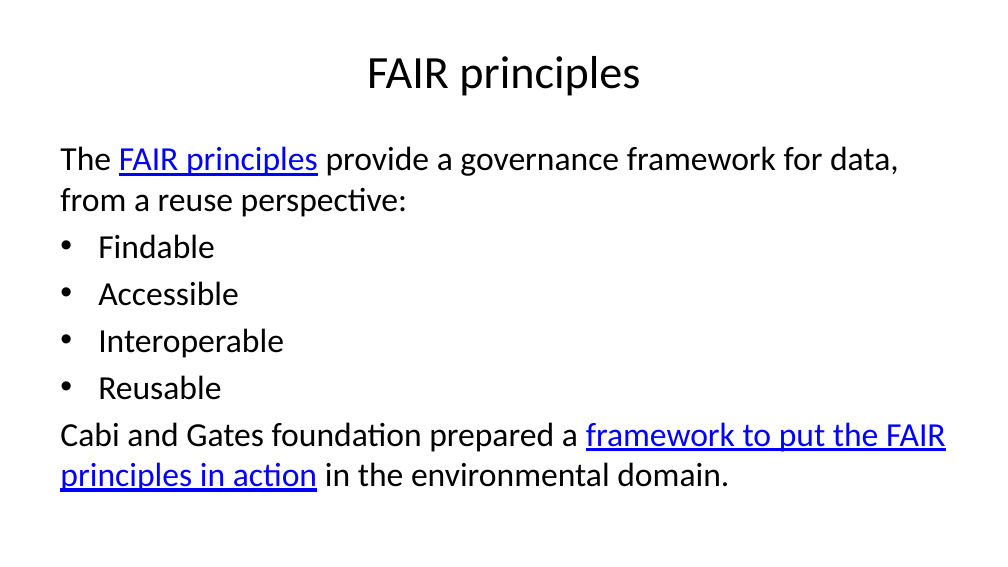
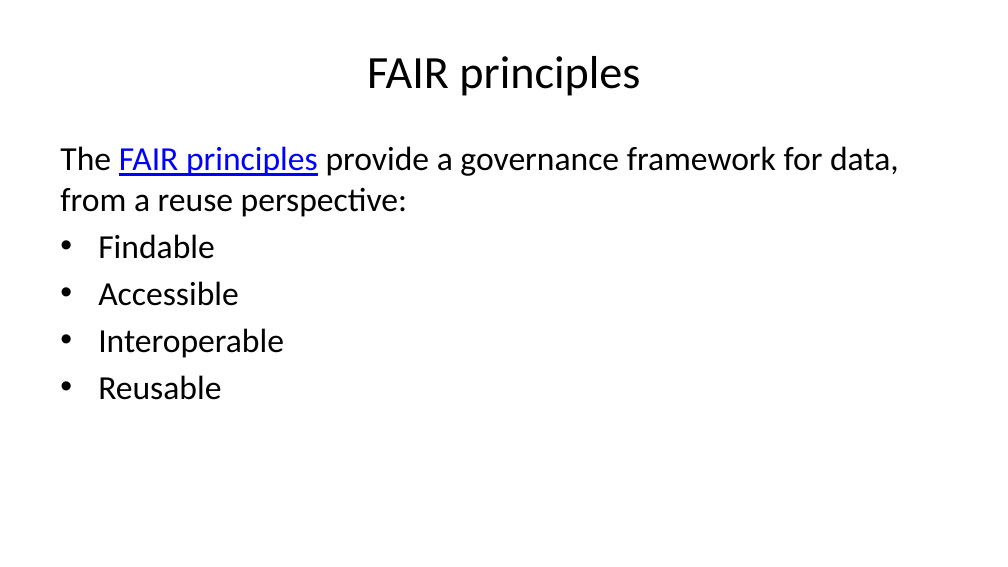
Before and after one commit to pvgenuchten/slides, a slide deck: slide 7 of slides/2026-soil-information-systems-for-decision-making-in-africa.pptx (slide 6 before the commit). Drawn at 1008x567 pixels with LibreOffice and Linux fonts; fonts in the diff are those of the drawing. Boxes give left, top, right and bottom in pixels: in the first picture for what was removed or moved away, otherwise in the second. Text is boxed around its words. In the diff, an @@ line names an element or a change of style, - is before the commit and + after.

```diff
--- a/slides/2026-soil-information-systems-for-decision-making-in-africa.pptx
+++ b/slides/2026-soil-information-systems-for-decision-making-in-africa.pptx
@@ text at box(60, 422, 946, 492): paragraph removed @@
-Cabi and Gates foundation prepared a framework to put the FAIR principles in action in the environmental domain.
```
Also in this commit, not shown: 9 other slides changed, 9 slides added, 3 slides removed, 13 other files.
